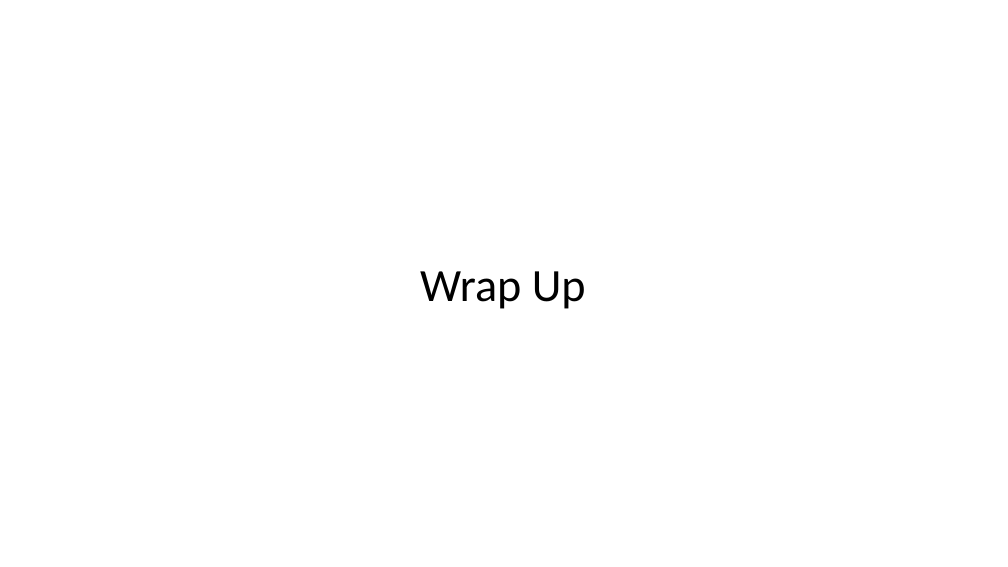
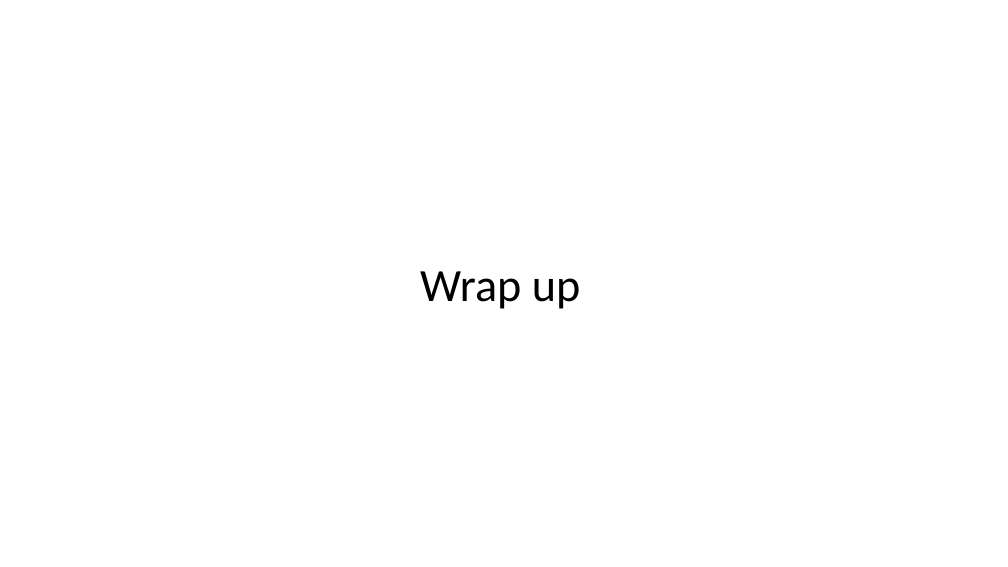
Before and after one commit to DHI/DomainServicesCourse, a slide deck: slide 24 of Presentations/DS-course-4-frontend.pptx. Drawn at 1008x567 pixels with LibreOffice and Linux fonts; fonts in the diff are those of the drawing. Boxes give left, top, right and bottom in pixels: in the first picture for what was removed or moved away, otherwise in the second. Text is boxed around its words. In the diff, an @@ line names an element or a change of style, - is before the commit and + after.

```diff
--- a/Presentations/DS-course-4-frontend.pptx
+++ b/Presentations/DS-course-4-frontend.pptx
@@ text at bbox=[420, 271, 581, 309]: text changed @@
-Wrap Up
+Wrap up
```
Also in this commit, not shown: 3 other slides changed, 1 slide removed, 4 other files.
